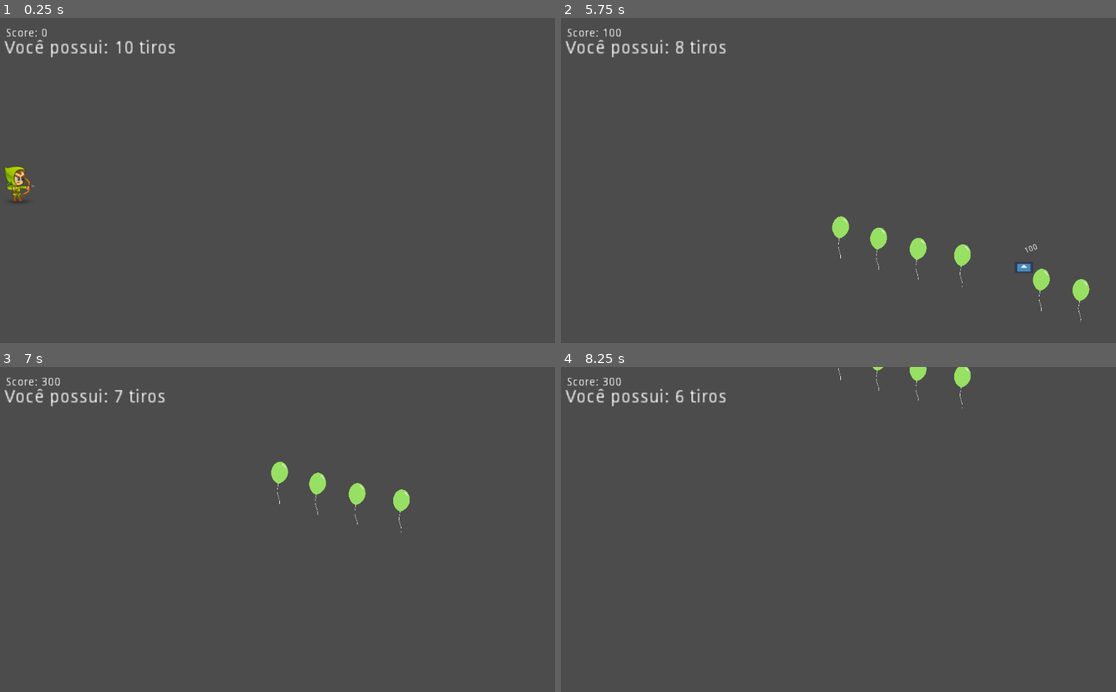
Above: before the commit, frames 1-4 (two rows, left to right).
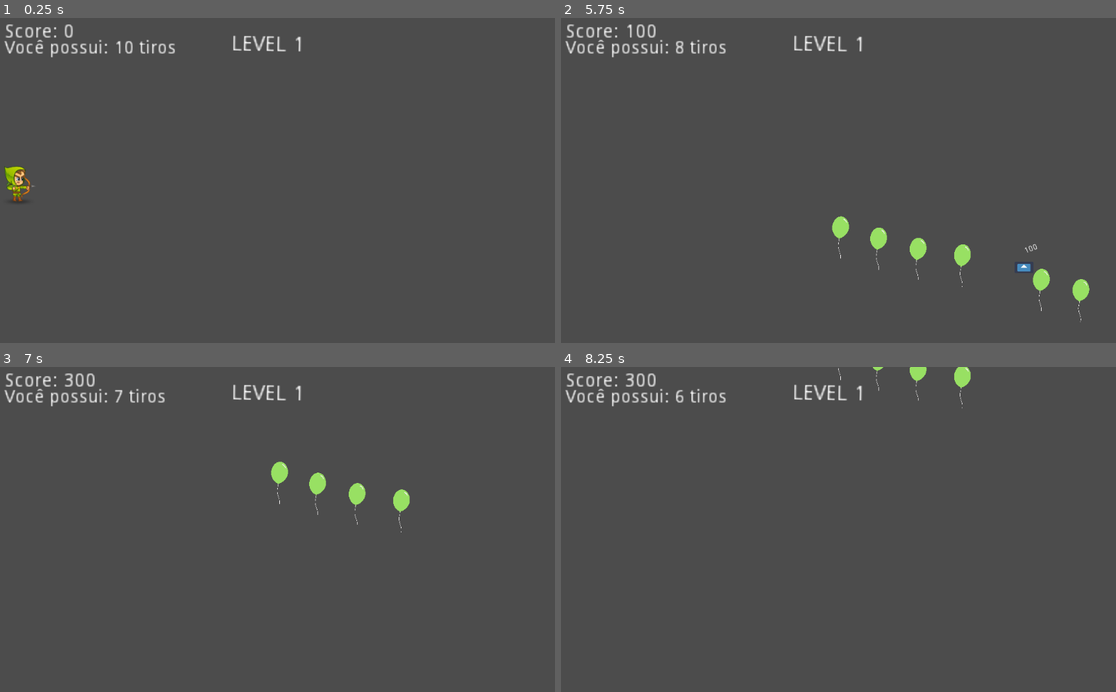
Above: after the commit, the same moments.

Repository: lmaths/Archery
Game: Godot game, scene res://Node2D.tscn
Same seed, same stepped clock (60 frames per second), same inputs: the game is played once before the commit and once after it. The engine's default icon, where the game draws it, is replaced by a stand-in: a white triangle on a blue panel in a dark square.
Inputs:
- Up to frame 1 (0.25 s): no input
- Up to frame 2 (5.75 s): tap Enter at 0.5 s; hold Right (ui_right) 0.53-1.28 s; tap Space at 1.25 s; hold Down (ui_down) 1.28-2.03 s; hold Right (ui_right) 2.03-2.78 s; hold Up (ui_up) 2.78-3.53 s; hold Down (ui_down) from 3.53 s (still down)
- Up to frame 3 (7 s): release Down (ui_down) at 5.78 s; hold Right (ui_right) 5.78-6.53 s; hold Up (ui_up) from 6.53 s (still down)
- Up to frame 4 (8.25 s): release Up (ui_up) at 7.28 s; hold Right (ui_right) 7.28-8.03 s; hold Down (ui_down) from 8.03 s (still down)

The runs differ from the first frame. In frame 1, 0.4% of the frame differs, in the area x 1-55%, y 1-11%; in frame 2, 0.5%; in frame 3, 0.5%; in frame 4, 0.5%.

Commit message:
adiciona label level

Diff:
--- a/Node2D.tscn
+++ b/Node2D.tscn
@@ -184,13 +184,25 @@
 }
 
 [node name="Label2" type="Label" parent="Arco"]
-margin_left = 11.6117
-margin_top = 18.2135
-margin_right = 51.6117
-margin_bottom = 49.2135
-rect_scale = Vector2( 1.51096, 1.51096 )
+margin_left = 10.2913
+margin_top = 8.97088
+margin_right = 50.2913
+margin_bottom = 39.9709
+rect_scale = Vector2( 2.51096, 2.51096 )
 text = "Score:
 "
+__meta__ = {
+"_edit_use_anchors_": false
+}
+
+[node name="Label3" type="Label" parent="Arco"]
+margin_left = 428.183
+margin_top = 29.4216
+margin_right = 476.183
+margin_bottom = 43.4216
+rect_rotation = 0.943473
+rect_scale = Vector2( 2.80634, 2.80634 )
+text = "LEVEL 1"
 __meta__ = {
 "_edit_use_anchors_": false
 }
